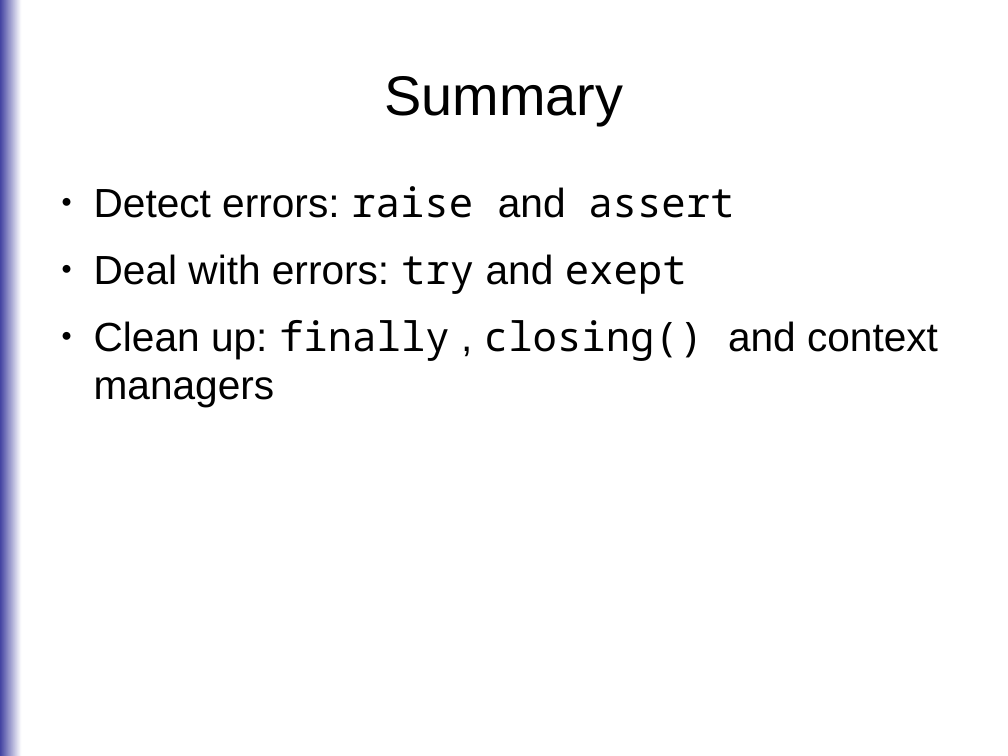
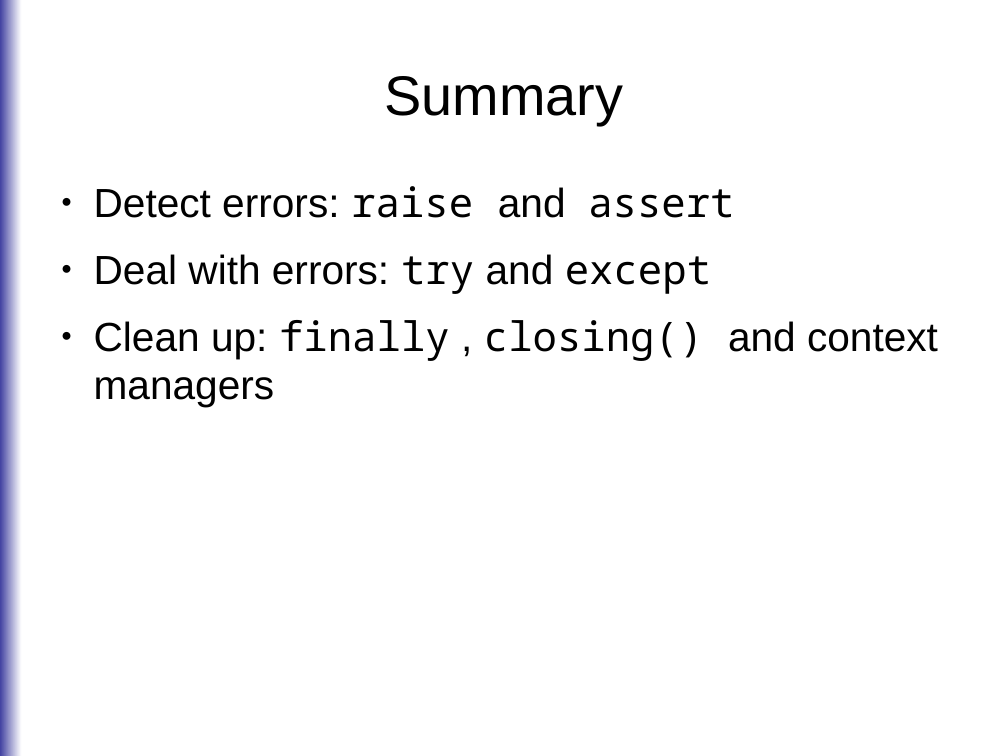
Before and after one commit to roskakori/talks, a slide deck: slide 31 of europython_2014/errorhandling/Solution oriented error handling.odp. Drawn at 1008x756 pixels with LibreOffice and Linux fonts; fonts in the diff are those of the drawing. Boxes give left, top, right and bottom in pixels: in the first picture for what was removed or moved away, otherwise in the second. Text is boxed around its words. In the diff, an @@ line names an element or a change of style, - is before the commit and + after.

Commit message:
Cleaned up typo ("except" instead of "exept").

```diff
--- a/europython_2014/errorhandling/Solution oriented error handling.odp
+++ b/europython_2014/errorhandling/Solution oriented error handling.odp
@@ text at (94, 254, 711, 294): text changed @@
-● Deal with errors: try and exept
+● Deal with errors: try and except
```
